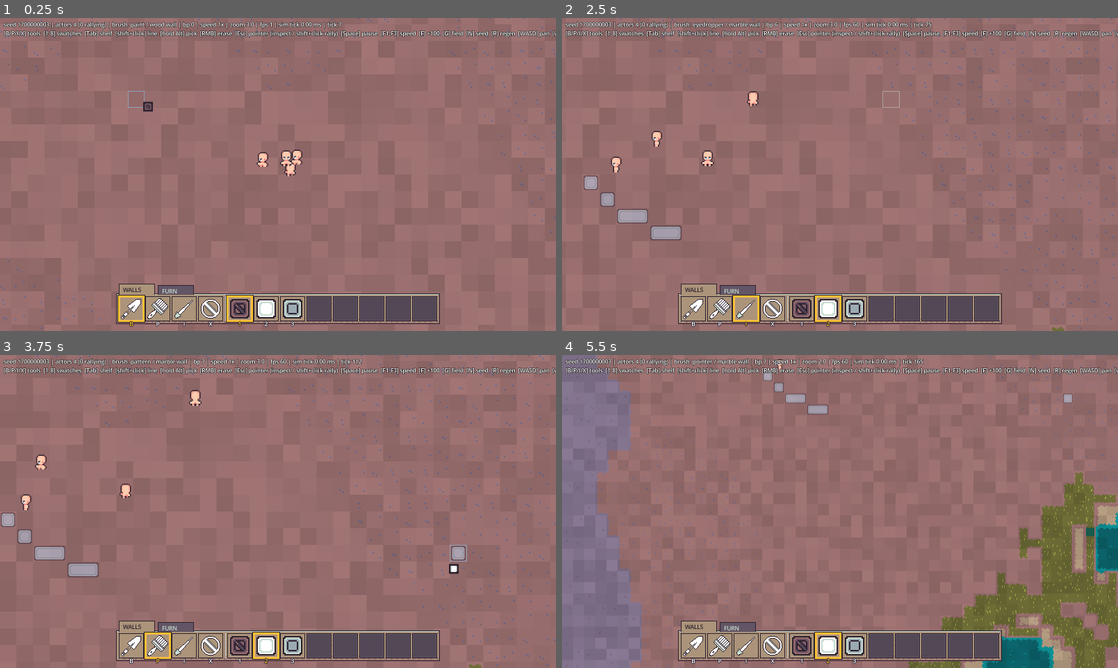
Above: before the commit, frames 1-4 (two rows, left to right).
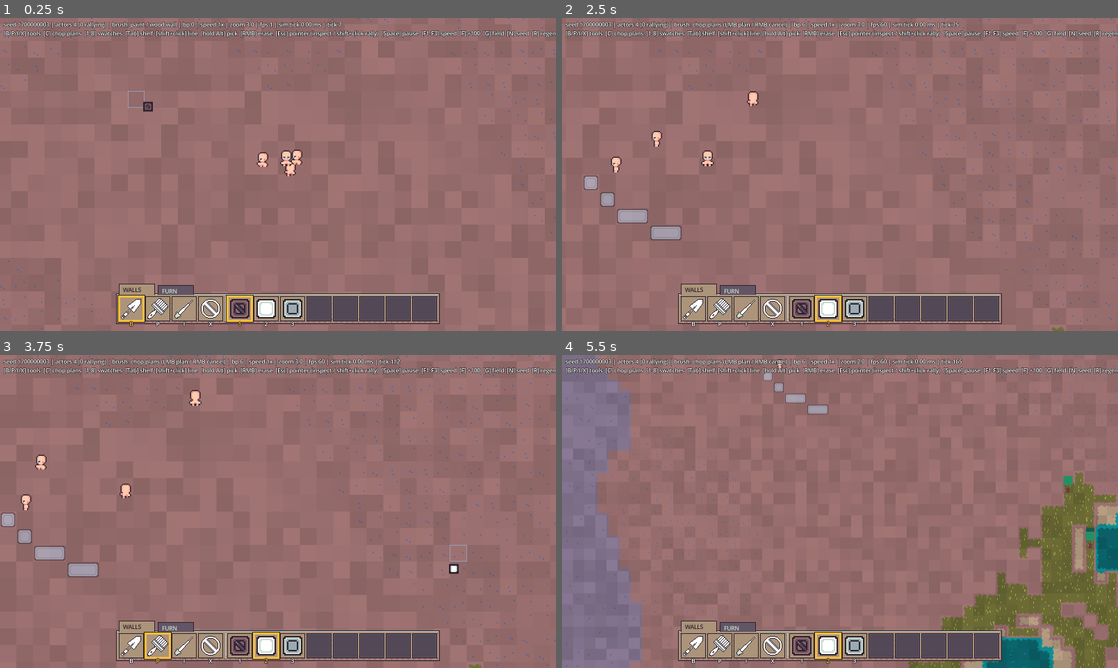
Above: after the commit, the same moments.

Repository: young-steveo/colony-sim
Game: Godot game, scene res://game/main.tscn
Same seed, same stepped clock (60 frames per second), same inputs: the game is played once before the commit and once after it.
Inputs (mouse positions are in pixels of both pictures, inside the frame that each line leads up to):
- Up to frame 1 (0.25 s): no input
- Up to frame 2 (2.5 s): drag from (840, 302) to (895, 105) at 0.52 s; drag from (728, 190) to (812, 237) at 1.27 s; move the mouse to (895, 105) at 2.02 s; hold D (pan_right) from 2.03 s (still down); hold I (tool_eyedropper) from 2.03 s (still down); click (895, 105) at 2.17 s; tap C at 2.3 s
- Up to frame 3 (3.75 s): release D (pan_right) at 2.75 s; release I (tool_eyedropper) at 2.75 s; drag from (250, 574) to (111, 464) at 2.77 s; move the mouse to (444, 558) at 3.52 s; hold A (pan_left) from 3.53 s (still down); hold P (tool_pattern) from 3.53 s (still down); click (444, 558) at 3.67 s
- Up to frame 4 (5.5 s): tap C at 3.8, 5.3 s; tap Escape (ui_cancel) at 4.15 s; release A (pan_left) at 4.25 s; release P (tool_pattern) at 4.25 s; drag from (673, 464) to (756, 433) at 4.27 s; move the mouse to (867, 511) at 5.02 s; hold S (pan_down) from 5.03 s (still down); hold Mouse wheel down (zoom_out) from 5.03 s (still down); click (867, 511) at 5.17 s

The runs differ from the first frame. In frame 1, 1.2% of the frame differs, in the area x 8-100%, y 4-7%; in frame 2, 2.0%, in the area x 8-100%, y 1-99%; in frame 3, 1.9%; in frame 4, 2.0%.

Commit message:
Material cycle: placeholder render, chop-plan input, field-churn fix
- TreeRenderer (trunk+canopy quads, marked canopies for chop plans),
  ItemRenderer (ground stacks, width = quantity — counting by looking),
  CarryRenderer (cargo riding above hauling pawns; hands-mount v0).
- Placeholder chop-plan input pending the plan-tool design round:
  C toggles, LMB plans, RMB cancels; HUD hints. --cycle demo arg +
  --shot-frame=N for verification screenshots.
- Performance: goal-set versions split from content versions. Every
  pickup/deliver was bumping field versions, each rebuild is a 132 ms
  GDScript Dijkstra, and during catch-up ticks the deterministic
  install-wait blocked the main thread into a death spiral (fps 1).
  Fields now rebuild only when a goal set actually changes: fps 120,
  sim tick 0.31 ms live with the full cycle running. Profiler kept in
  tools/profile_cycle.gd (headless numbers are worst-case by design).

Co-Authored-By: Claude Fable 5 <noreply@anthropic.com>

Diff:
--- a/content/items/items.json
+++ b/content/items/items.json
@@ -1,5 +1,5 @@
 {
 	"items": [
-		{ "id": "wood", "stack": 6, "color": "#7a5859" }
+		{ "id": "wood", "stack": 6, "color": "#cd683d" }
 	]
 }
--- a/game/main.gd
+++ b/game/main.gd
@@ -34,6 +34,10 @@
 var bush_renderer: BushRenderer
 var structure_renderer: StructureRenderer
 var field_overlay: FieldDebugRenderer
+var tree_renderer: TreeRenderer
+var item_renderer: ItemRenderer
+var carry_renderer: CarryRenderer
+var chop_plan_mode := false  # placeholder input until the plan-tool design round
 var palette: PaletteBar
 var tool_cursor: ToolCursor
 var build_overlay: BuildOverlay
@@ -52,6 +56,7 @@
 var _warmup_ticks := 0
 var _rally_arg := ""
 var _cam_arg := ""
+var _shot_frame := 90
 var _frame := 0
 
 
@@ -74,6 +79,8 @@
 			_warmup_ticks = maxi(0, int(a.trim_prefix("--warmup=")))
 		elif a.begins_with("--cam="):
 			_cam_arg = a.trim_prefix("--cam=")
+		elif a.begins_with("--shot-frame="):
+			_shot_frame = maxi(1, int(a.trim_prefix("--shot-frame=")))
 
 	cam = Camera2D.new()
 	add_child(cam)
@@ -105,6 +112,8 @@
 		_rally(int(parts[0]), int(parts[1]))
 	if "--house" in args:
 		_place_demo_house()
+	if "--cycle" in args:
+		_demo_material_cycle()
 	for t: int in _warmup_ticks:
 		sim.tick()
 	if "--inspect" in args and sim.actors.count > 0:
@@ -134,6 +143,12 @@
 		bush_renderer.queue_free()
 	if structure_renderer:
 		structure_renderer.queue_free()
+	if tree_renderer:
+		tree_renderer.queue_free()
+	if item_renderer:
+		item_renderer.queue_free()
+	if carry_renderer:
+		carry_renderer.queue_free()
 	if selection_ring:
 		selection_ring.queue_free()
 	if build_overlay:
@@ -151,6 +166,12 @@
 	structure_renderer = StructureRenderer.new()
 	add_child(structure_renderer)
 	structure_renderer.setup(sim.structure_defs)
+	item_renderer = ItemRenderer.new()
+	add_child(item_renderer)
+	item_renderer.setup(sim.world, sim.item_defs)
+	tree_renderer = TreeRenderer.new()
+	add_child(tree_renderer)
+	tree_renderer.setup(sim.world)
 	field_overlay = FieldDebugRenderer.new()
 	add_child(field_overlay)
 	selection_ring = Sprite2D.new()
@@ -174,6 +195,9 @@
 	actor_renderer = ActorRenderer.new()
 	add_child(actor_renderer)
 	actor_renderer.setup(world_seed)
+	carry_renderer = CarryRenderer.new()
+	add_child(carry_renderer)
+	carry_renderer.setup(sim.item_defs)
 	build_overlay = BuildOverlay.new()
 	add_child(build_overlay)
 	_apply_field_overlay()
@@ -201,7 +225,10 @@
 
 	var alpha := clampf(accumulator / Simulation.TICK_DT, 0.0, 1.0)
 	actor_renderer.sync(sim.actors, alpha, cam.zoom.x)
+	carry_renderer.sync(sim.actors, alpha, cam.zoom.x)
 	bush_renderer.sync(sim.bushes)
+	tree_renderer.sync(sim.trees)
+	item_renderer.sync(sim.items)
 	structure_renderer.sync(sim.world, sim.blueprints)
 	_pan_camera(delta)
 	_update_hud()
@@ -210,7 +237,7 @@
 
 	if _screenshot_mode:
 		_frame += 1
-		if _frame == 90:
+		if _frame == _shot_frame:
 			var _err: int = get_viewport().get_texture().get_image().save_png("res://tmp_screenshot.png")
 			get_tree().quit()
 
@@ -242,6 +269,7 @@
 		palette.cycle_shelf()
 	elif event.is_action_pressed("ui_cancel"):
 		# Esc: put the brush down; pointer mode selects pawns.
+		chop_plan_mode = false
 		if palette.tool == PaletteBar.Tool.POINTER:
 			selected_id = -1
 		palette.select_tool(PaletteBar.Tool.POINTER)
@@ -260,6 +288,13 @@
 				return
 			i += 1
 		var key := event as InputEventKey
+		if key and key.pressed and not key.echo and key.physical_keycode == KEY_C:
+			# Placeholder chop-plan input pending the plan-tool design round:
+			# C toggles the mode; LMB plans a tree, RMB cancels the plan.
+			chop_plan_mode = not chop_plan_mode
+			if chop_plan_mode:
+				palette.select_tool(PaletteBar.Tool.POINTER)
+			return
 		if key and key.physical_keycode == KEY_ALT:
 			# Hold-Alt = temporary eyedropper while any tool is in hand.
 			if key.pressed and not key.echo:
@@ -273,6 +308,9 @@
 func _handle_mouse(event: InputEvent) -> void:
 	var tile_pos := get_global_mouse_position() / TerrainRenderer.TILE_PX
 	var cell := Vector2i(floori(tile_pos.x), floori(tile_pos.y))
+	if chop_plan_mode:
+		_handle_chop_input(event, cell)
+		return
 	var tool: int = palette.tool
 	var mb := event as InputEventMouseButton
 	if mb and mb.pressed:
@@ -346,6 +384,25 @@
 
 ## Eyedropper: built structures first, then ghosts — pick up whatever the
 ## world has at this cell and load its swatch.
+## Chop-plan strokes: press or drag with LMB plans trees, RMB cancels.
+func _handle_chop_input(event: InputEvent, cell: Vector2i) -> void:
+	var mb := event as InputEventMouseButton
+	var mm := event as InputEventMouseMotion
+	var buttons := 0
+	if mb and mb.pressed:
+		buttons = 1 if mb.button_index == MOUSE_BUTTON_LEFT \
+				else (2 if mb.button_index == MOUSE_BUTTON_RIGHT else 0)
+	elif mm:
+		if mm.button_mask & MOUSE_BUTTON_MASK_LEFT:
+			buttons = 1
+		elif mm.button_mask & MOUSE_BUTTON_MASK_RIGHT:
+			buttons = 2
+	if buttons == 1:
+		var _d: bool = sim.designate_chop(cell.x, cell.y)
+	elif buttons == 2:
+		var _c: bool = sim.cancel_chop(cell.x, cell.y)
+
+
 func _eyedrop(cell: Vector2i) -> void:
 	var w := sim.world
 	if cell.x < 0 or cell.y < 0 or cell.x >= w.width or cell.y >= w.height:
@@ -400,6 +457,29 @@
 
 ## Debug: paint an 8x6 house (walls, door, two beds) at the first fully
 ## walkable rect scanning out from the map center, and aim the camera at it.
+## Dev demo: chop plans on every tree near spawn + a wall row, so a
+## --warmup run screenshots the material cycle mid-flight.
+func _demo_material_cycle() -> void:
+	var w := sim.world.width
+	@warning_ignore("integer_division")
+	var cx := w / 2
+	@warning_ignore("integer_division")
+	var cy := sim.world.height / 2
+	for cell: int in sim.trees.cells.duplicate():
+		var tx := cell % w
+		@warning_ignore("integer_division")
+		var ty := cell / w
+		if maxi(absi(tx - cx), absi(ty - cy)) <= 30:
+			var _d: bool = sim.designate_chop(tx, ty)
+	var placed := 0
+	for dy: int in range(-6, 7):
+		for dx: int in range(-6, 7):
+			if placed >= 6:
+				break
+			if sim.place_blueprint(cx + dx, cy + dy, SimWorld.STRUCT_WALL):
+				placed += 1
+
+
 func _place_demo_house() -> void:
 	var w := sim.world
 	@warning_ignore("integer_division")
@@ -483,13 +563,15 @@
 			responding += 1
 	var sw := palette.loaded_swatch()
 	var build_text: String = TOOL_NAMES[palette.tool] + " / " + str(sw["label"]).to_lower()
+	if chop_plan_mode:
+		build_text = "chop plans (LMB plan / RMB cancel)"
 	hud.text = (
 		"seed %d | actors %d (%d rallying) | brush: %s | bp %d | speed %s | zoom %s | fps %d | sim tick %.2f ms | tick %d\n" % [
 			world_seed, sim.actors.count, responding, build_text, sim.blueprints.cells.size(),
 			speed_text, str(ZOOM_STEPS[zoom_idx]),
 			Engine.get_frames_per_second(), avg_tick_ms, sim.tick_count,
 		]
-		+ "[B/P/I/X] tools  [1-8] swatches  [Tab] shelf  [shift+click] line  [hold Alt] pick  [RMB] erase  [Esc] pointer (inspect / shift+click rally)  [Space] pause  [F1-F3] speed  [F] +100  [G] field  [N] seed  [R] regen  [WASD] pan  [wheel] zoom"
+		+ "[B/P/I/X] tools  [C] chop plans  [1-8] swatches  [Tab] shelf  [shift+click] line  [hold Alt] pick  [RMB] erase  [Esc] pointer (inspect / shift+click rally)  [Space] pause  [F1-F3] speed  [F] +100  [G] field  [N] seed  [R] regen  [WASD] pan  [wheel] zoom"
 	)
 
 
--- /dev/null
+++ b/render/carry_renderer.gd
@@ -0,0 +1,38 @@
+class_name CarryRenderer
+extends MultiMeshInstance2D
+## Placeholder carried-cargo overlay: a small quad riding above any pawn
+## with something in hand — "she's bringing wood home" readable from
+## across the map. First use of the tile-stack hands mount; becomes real
+## sprite work with the carry-animation pass.
+
+const CARGO_SIZE := Vector2(8.0, 4.0)
+const HEAD_OFFSET := Vector2(0.0, -14.0)
+var _defs: ItemDefs
+var _capacity := 0
+
+
+func setup(defs: ItemDefs) -> void:
+	_defs = defs
+	multimesh = MultiMesh.new()
+	multimesh.transform_format = MultiMesh.TRANSFORM_2D
+	multimesh.use_colors = true
+	var quad := QuadMesh.new()
+	quad.size = CARGO_SIZE
+	multimesh.mesh = quad
+
+
+func sync(actors: ActorPool, alpha: float, zoom: float) -> void:
+	if actors.count > _capacity:
+		_capacity = maxi(actors.count, maxi(_capacity * 2, 256))
+		multimesh.instance_count = _capacity
+	var px := float(TerrainRenderer.TILE_PX)
+	var shown := 0
+	for i: int in actors.count:
+		if actors.carry_count[i] <= 0:
+			continue
+		var p := actors.prev_positions[i].lerp(actors.positions[i], alpha) * px
+		var snapped := ((p + HEAD_OFFSET) * zoom).round() / zoom
+		multimesh.set_instance_transform_2d(shown, Transform2D(0.0, snapped))
+		multimesh.set_instance_color(shown, _defs.colors[actors.carry_type[i]])
+		shown += 1
+	multimesh.visible_instance_count = shown
--- /dev/null
+++ b/render/item_renderer.gd
@@ -0,0 +1,39 @@
+class_name ItemRenderer
+extends MultiMeshInstance2D
+## Placeholder ground items: one small quad per stack, sitting at the
+## tile's foot, wider as the stack grows — quantity you read by looking,
+## not by counter (the anti-spreadsheet stance starts here). Real item
+## sprites are queued art.
+
+const STACK_HEIGHT := 4.0
+var _defs: ItemDefs
+var _width := 0
+var _version_seen := 0
+
+
+func setup(world: SimWorld, defs: ItemDefs) -> void:
+	_defs = defs
+	_width = world.width
+	multimesh = MultiMesh.new()
+	multimesh.transform_format = MultiMesh.TRANSFORM_2D
+	multimesh.use_colors = true
+	var quad := QuadMesh.new()
+	quad.size = Vector2(1.0, 1.0)  # unit quad; per-instance scale sizes it
+	multimesh.mesh = quad
+
+
+func sync(items: Items) -> void:
+	if items.version == _version_seen:
+		return
+	_version_seen = items.version
+	var n := items.cells.size()
+	multimesh.instance_count = n
+	var px := float(TerrainRenderer.TILE_PX)
+	for i: int in n:
+		var cell := items.cells[i]
+		var cx := float(cell % _width) * px + px * 0.5
+		@warning_ignore("integer_division")
+		var cy := float(cell / _width) * px + px - STACK_HEIGHT * 0.5 - 1.0
+		var t := Transform2D(0.0, Vector2(2.0 + float(items.counts[i]), STACK_HEIGHT), 0.0, Vector2(cx, cy))
+		multimesh.set_instance_transform_2d(i, t)
+		multimesh.set_instance_color(i, _defs.colors[items.types[i]])
--- /dev/null
+++ b/render/tree_renderer.gd
@@ -0,0 +1,56 @@
+class_name TreeRenderer
+extends Node2D
+## Placeholder trees: trunk + canopy quads per tree, one MultiMesh each.
+## Real 16x32 tree sprites (with Y-sorting/canopy occlusion) are queued
+## art; this is debug-grade so the material cycle is playable now.
+## A designated tree's canopy warms toward the marked-for-felling color
+## so chop plans read at a glance.
+
+const TRUNK_SIZE := Vector2(4.0, 7.0)
+const CANOPY_SIZE := Vector2(13.0, 13.0)
+static var _TRUNK := Palette.COLORS[19]  # 7a3045
+static var _CANOPY := Palette.COLORS[30]  # 239063
+static var _MARKED := Palette.COLORS[18]  # f9c22b
+
+var _trunks := MultiMeshInstance2D.new()
+var _canopies := MultiMeshInstance2D.new()
+var _width := 0
+var _version_seen := 0
+
+
+func setup(world: SimWorld) -> void:
+	_width = world.width
+	_add_layer(_trunks, TRUNK_SIZE)
+	_add_layer(_canopies, CANOPY_SIZE)
+
+
+func sync(trees: Trees) -> void:
+	if trees.version == _version_seen:
+		return
+	_version_seen = trees.version
+	var n := trees.cells.size()
+	_trunks.multimesh.instance_count = n
+	_canopies.multimesh.instance_count = n
+	var px := float(TerrainRenderer.TILE_PX)
+	for i: int in n:
+		var cell := trees.cells[i]
+		var cx := float(cell % _width) * px + px * 0.5
+		@warning_ignore("integer_division")
+		var cy := float(cell / _width) * px
+		# Feet on the tile, canopy overhanging the tile above: trees must
+		# read TALLER than bushes or the forest is just dark confetti.
+		_trunks.multimesh.set_instance_transform_2d(i, Transform2D(0.0, Vector2(cx, cy + 12.0)))
+		_canopies.multimesh.set_instance_transform_2d(i, Transform2D(0.0, Vector2(cx, cy - 2.0)))
+		_trunks.multimesh.set_instance_color(i, _TRUNK)
+		var marked := trees.is_designated(cell)
+		_canopies.multimesh.set_instance_color(i, _CANOPY.lerp(_MARKED, 0.55) if marked else _CANOPY)
+
+
+func _add_layer(layer: MultiMeshInstance2D, size: Vector2) -> void:
+	layer.multimesh = MultiMesh.new()
+	layer.multimesh.transform_format = MultiMesh.TRANSFORM_2D
+	layer.multimesh.use_colors = true
+	var quad := QuadMesh.new()
+	quad.size = size
+	layer.multimesh.mesh = quad
+	add_child(layer)
--- a/sim/core/blueprints.gd
+++ b/sim/core/blueprints.gd
@@ -28,6 +28,12 @@
 # around it workable immediately, not after the next field install.
 var _frontier := {}
 var _frontier_version := 0
+# Bumps only when a field's GOAL SET can change: placement, removal, or
+# a blueprint's owed materials reaching zero (it leaves the haul set and
+# joins the buildable frontier). Partial deliveries bump `version` (the
+# frontier cache and renderer key off it) but not this — flow-field
+# rebuilds are 132 ms Dijkstras and must stay rare.
+var goals_version := 1
 
 
 func _init(structure_defs: StructureDefs) -> void:
@@ -52,6 +58,7 @@
 	var _e6: bool = delivered.push_back(0)
 	var _e4: bool = workers.push_back(0)
 	version += 1
+	goals_version += 1
 	return true
 
 
@@ -74,6 +81,8 @@
 	if accepted > 0:
 		delivered[idx] += accepted
 		version += 1
+		if delivered[idx] >= defs.wood_costs[types[idx]]:
+			goals_version += 1
 	return accepted
 
 
@@ -114,6 +123,7 @@
 		return false
 	_remove(idx)
 	version += 1
+	goals_version += 1
 	return true
 
 
@@ -130,6 +140,7 @@
 		return SimWorld.STRUCT_NONE
 	_remove(idx)
 	version += 1
+	goals_version += 1
 	return type
 
 
--- a/sim/core/items.gd
+++ b/sim/core/items.gd
@@ -21,7 +21,11 @@
 var types := PackedByteArray()
 var counts := PackedInt32Array()
 var cell_lookup := {}  # cell -> stack index (one stack per tile)
-var version := 1  # bumps on every content change (fields and renderer both key off it)
+var version := 1  # bumps on every content change (renderer keys off this)
+# Bumps only when the SET of occupied cells changes (stack born or
+# emptied). The wood flow field keys off this, not `version`: a 132 ms
+# Dijkstra must not rebuild because a stack went from 6 to 3.
+var goals_version := 1
 
 
 func _init(item_defs: ItemDefs) -> void:
@@ -65,6 +69,7 @@
 	var _e2: bool = types.push_back(type)
 	var _e3: bool = counts.push_back(placed)
 	version += 1
+	goals_version += 1
 	return placed
 
 
@@ -106,6 +111,7 @@
 	counts[idx] -= taken
 	if counts[idx] <= 0:
 		_remove(idx)
+		goals_version += 1
 	if taken > 0:
 		version += 1
 	return taken
@@ -121,6 +127,7 @@
 	var type := int(types[idx])
 	var n := counts[idx]
 	_remove(idx)
+	goals_version += 1
 	scatter(world, _nearest_walkable(world, cell), type, n)
 	version += 1
 
@@ -146,6 +153,7 @@
 	var _e2: bool = types.push_back(type)
 	var _e3: bool = counts.push_back(n)
 	version += 1
+	goals_version += 1
 
 
 func _nearest_walkable(world: SimWorld, cell: int) -> int:
--- a/sim/core/simulation.gd
+++ b/sim/core/simulation.gd
@@ -90,8 +90,8 @@
 	_ctx.food_field = food_field
 	_bush_version_seen = bushes.version
 	_tree_version_seen = trees.version
-	_item_version_seen = items.version
-	_blueprint_version_seen = blueprints.version
+	_item_version_seen = items.goals_version
+	_blueprint_version_seen = blueprints.goals_version
 
 
 func spawn_actors(n: int) -> void:
@@ -183,10 +183,9 @@
 		# Walkability changed: every field's costs are stale.
 		_walkability_dirty = false
 		_bush_version_seen = bushes.version
-		_blueprint_version_seen = blueprints.version
-		_bush_version_seen = bushes.version
 		_tree_version_seen = trees.version
-		_item_version_seen = items.version
+		_item_version_seen = items.goals_version
+		_blueprint_version_seen = blueprints.goals_version
 		_dispatch_field(&"food", bushes.goal_cells())
 		_dispatch_field(&"bed", _bed_goals())
 		_dispatch_blueprint_field()
@@ -201,11 +200,11 @@
 	if trees.version != _tree_version_seen:
 		_tree_version_seen = trees.version
 		_dispatch_field(&"chop", trees.plan_goals())
-	if items.version != _item_version_seen:
-		_item_version_seen = items.version
+	if items.goals_version != _item_version_seen:
+		_item_version_seen = items.goals_version
 		_dispatch_field(&"wood", items.goal_cells())
-	if blueprints.version != _blueprint_version_seen:
-		_blueprint_version_seen = blueprints.version
+	if blueprints.goals_version != _blueprint_version_seen:
+		_blueprint_version_seen = blueprints.goals_version
 		_dispatch_blueprint_field()
 
 
--- a/sim/core/trees.gd
+++ b/sim/core/trees.gd
@@ -17,9 +17,9 @@
 const YIELD_MIN := 4
 const YIELD_MAX := 8
 const GROVE_FREQUENCY := 24.0  # tiles per grove-noise feature
-const GROVE_THRESHOLD := 0.58  # noise above this is grove interior
-const CHANCE_GROVE := 0.22
-const CHANCE_SPARSE := 0.008
+const GROVE_THRESHOLD := 0.62  # noise above this is grove interior
+const CHANCE_GROVE := 0.16
+const CHANCE_SPARSE := 0.003
 const MAX_WORKERS_PER_TREE := 1
 
 var cells := PackedInt32Array()
--- /dev/null
+++ b/tools/profile_cycle.gd
@@ -0,0 +1,60 @@
+extends SceneTree
+## Material-cycle tick profiler. NOTE: headless ticks run back-to-back
+## with zero wall time, so every field install blocks on its full 132 ms
+## Dijkstra — this is the WORST case by construction. Live at 30 tps the
+## 45-tick async latency gives workers 1.5 s per build; the numbers here
+## are for relative comparison, not absolute budgets.
+
+
+func _init() -> void:
+	var simf := Simulation.new(41, 256, 256)
+	var tf := Time.get_ticks_usec()
+	var _f1 := FlowField.build(simf.world, simf.bushes.goal_cells())
+	print("one 256x256 FlowField.build: %.1f ms" % (float(Time.get_ticks_usec() - tf) / 1000.0))
+
+	var sim0 := Simulation.new(41, 256, 256)
+	var w0 := sim0.world.width
+	for cell: int in sim0.trees.cells.duplicate():
+		@warning_ignore("integer_division")
+		if maxi(absi(cell % w0 - 128), absi(cell / w0 - 128)) <= 30:
+			var _d0: bool = sim0.designate_chop(cell % w0, cell / w0)
+	var t_zero := Time.get_ticks_usec()
+	for t: int in 600:
+		sim0.tick()
+	print("plans, ZERO actors: %.3f ms/tick" % (float(Time.get_ticks_usec() - t_zero) / 600000.0))
+
+	var sim := Simulation.new(41, 256, 256)
+	sim.spawn_actors(4)
+	var t_base := Time.get_ticks_usec()
+	for t: int in 600:
+		sim.tick()
+	print("baseline (trees exist, no plans): %.3f ms/tick"
+			% (float(Time.get_ticks_usec() - t_base) / 600000.0))
+	var w := sim.world.width
+	@warning_ignore("integer_division")
+	var cx := w / 2
+	@warning_ignore("integer_division")
+	var cy := sim.world.height / 2
+	for cell: int in sim.trees.cells.duplicate():
+		var tx := cell % w
+		@warning_ignore("integer_division")
+		var ty := cell / w
+		if maxi(absi(tx - cx), absi(ty - cy)) <= 30:
+			var _d: bool = sim.designate_chop(tx, ty)
+	var placed := 0
+	for dy: int in range(-6, 7):
+		for dx: int in range(-6, 7):
+			if placed >= 6:
+				break
+			if sim.place_blueprint(cx + dx, cy + dy, SimWorld.STRUCT_WALL):
+				placed += 1
+	for chunk: int in 6:
+		var t0 := Time.get_ticks_usec()
+		for t: int in 300:
+			sim.tick()
+		var ms := float(Time.get_ticks_usec() - t0) / 1000.0 / 300.0
+		print("ticks %d-%d: %.3f ms/tick (items v%d, bp v%d, trees v%d)" % [
+			chunk * 300, chunk * 300 + 300, ms, sim.items.version,
+			sim.blueprints.version, sim.trees.version,
+		])
+	quit()
Not shown, added: render/carry_renderer.gd.uid
Not shown, added: render/item_renderer.gd.uid
Not shown, added: render/tree_renderer.gd.uid
